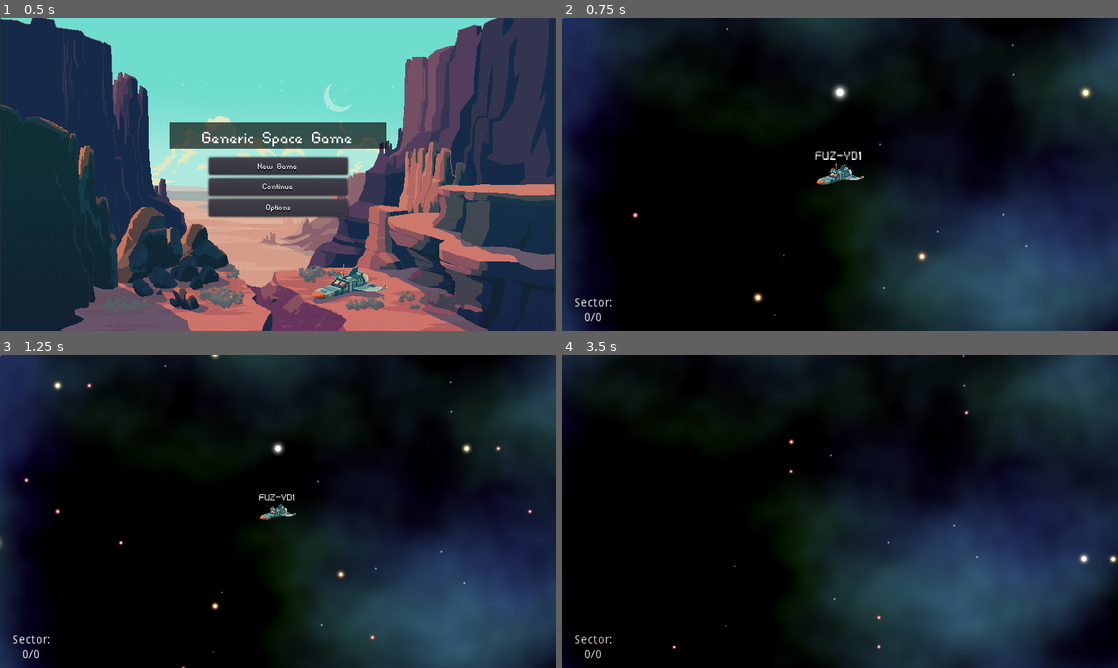
Above: before the commit, frames 1-4 (two rows, left to right).
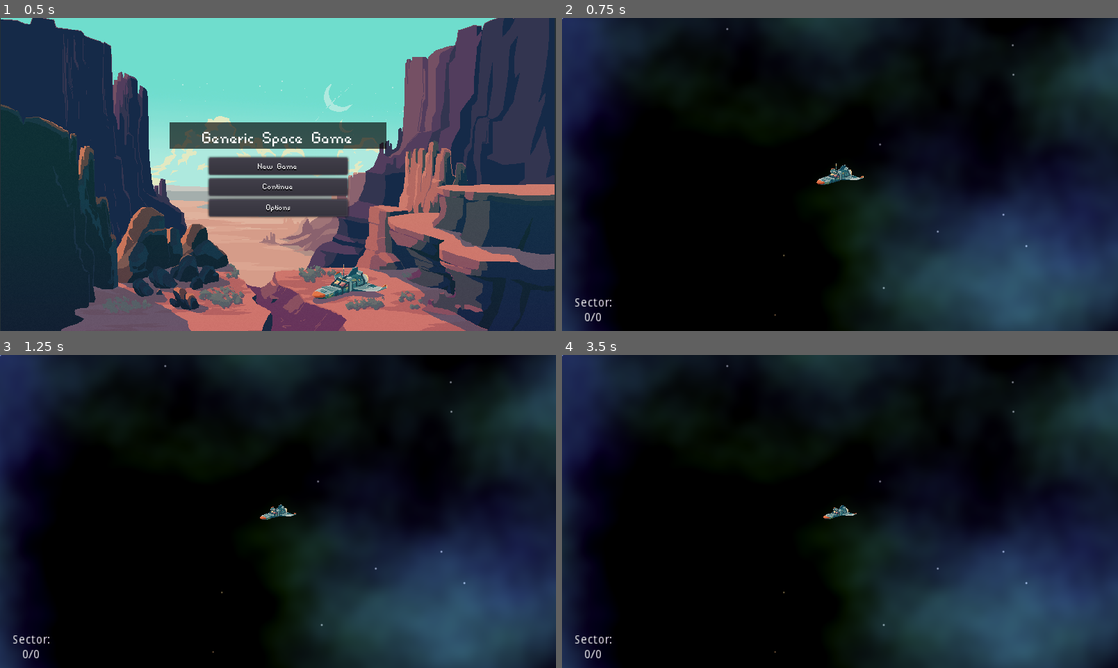
Above: after the commit, the same moments.

Repository: ADBoulding/Space-Game
Game: Godot game, scene res://Scenes/title_screen/title_screen.tscn
Two runs of this game, one before a commit and one after it. Both use one fixed random seed, a clock stepped at 60 frames per second and the inputs below. The engine's default icon, where the game draws it, is replaced by a stand-in: a white triangle on a blue panel in a dark square.
Inputs (mouse positions are in pixels of both pictures, inside the frame that each line leads up to):
- Up to frame 1 (0.5 s): no input
- Up to frame 2 (0.75 s): click "New Game" at 0.5 s
- Up to frame 3 (1.25 s): no input
- Up to frame 4 (3.5 s): move the mouse to (840, 511) at 1.27 s; hold Right (ui_right) 1.28-2.03 s; click (840, 511) at 1.42 s; move the mouse to (628, 511) at 2.02 s; hold Down (ui_down) 2.03-2.78 s; click (628, 511) at 2.17 s; move the mouse to (628, 614) at 2.77 s; hold Right (ui_right) from 2.78 s (still down); click (628, 614) at 2.92 s

Frame 1 is identical in both runs. In frame 2, 0.4% of the frame differs, in the area x 12-96%, y 21-92%; in frame 3, 0.4%; in frame 4, 30%, in the area x 0-100%, y 0-100%.
Error after the commit: Invalid get index 'startSystem' (on base: 'Nil'). (res://scripts/core/Global.gd:18)

Commit message:
Working on the Quest System

Diff:
--- /dev/null
+++ b/Space-Game/Files/defaultSystems.json
@@ -0,0 +1,148 @@
+{
+  "startingSystem": {
+    "name": "Omicron Persei",
+    "jumpRange": 0,
+    "planets": {
+      "0": {
+        "name": "Scooby",
+        "locID": 0,
+        "discovered": true,
+        "planetType": 2,
+        "hasAtmosphere": false,
+        "rotation": 0.2,
+        "settlement": false,
+        "nSeed": 123456789,
+        "octaves": 8,
+        "period": 140.0,
+        "persistence": 0.75,
+        "lacunarity": 3.5,
+        "radius": 0.6,
+        "colours": [
+          [0.69, 0.69, 0.69, 1],
+          [0.58, 0.58, 0.58, 1],
+          [0.34, 0.34, 0.34, 1]
+        ],
+        "thresholds": [0.45, 0.5, 0.55]
+      },
+      "1": {
+        "name": "Dooby",
+        "locID": 1,
+        "discovered": true,
+        "planetType": 0,
+        "hasAtmosphere": true,
+        "rotation": 0.1,
+        "settlement": true,
+        "nSeed": 321654,
+        "octaves": 6,
+        "period": 140.0,
+        "persistence": 0.6,
+        "lacunarity": 2.0,
+        "radius": 1.4,
+        "colours": [
+          [0.33, 0.45, 0.53, 1],
+          [0.88, 0.91, 0.67, 1],
+          [0.58, 0.88, 0.51, 1]
+        ],
+        "thresholds": [0.45, 0.50, 0.55]
+      },
+      "2": {
+        "name": "Doo",
+        "locID": 2,
+        "discovered": true,
+        "planetType": 2,
+        "hasAtmosphere": false,
+        "rotation": -0.2,
+        "settlement": false,
+        "nSeed": 987432,
+        "octaves": 8,
+        "period": 140.0,
+        "persistence": 0.86,
+        "lacunarity": 4.0,
+        "radius": 1.1,
+        "colours": [
+          [0.69, 0.69, 0.69, 1],
+          [0.58, 0.58, 0.58, 1],
+          [0.34, 0.34, 0.34, 1]
+        ],
+        "thresholds": [0.45, 0.5, 0.55]
+      }
+    },
+    "starSize": 3,
+    "starType": 1,
+    "planetNum": 3,
+    "hasData": true
+  },
+  "destSystem": {
+    "name": "Omicron Persei 9",
+    "jumpRange": 3,
+    "planets": {
+      "0": {
+        "name": "Scooby2",
+        "locID": 0,
+        "discovered": true,
+        "planetType": 2,
+        "hasAtmosphere": false,
+        "rotation": 0.2,
+        "settlement": false,
+        "nSeed": 123456789,
+        "octaves": 8,
+        "period": 140.0,
+        "persistence": 0.75,
+        "lacunarity": 3.5,
+        "radius": 0.6,
+        "colours": [
+          [0.69, 0.69, 0.69, 1],
+          [0.58, 0.58, 0.58, 1],
+          [0.34, 0.34, 0.34, 1]
+        ],
+        "thresholds": [0.45, 0.5, 0.55]
+      },
+      "1": {
+        "name": "Dooby2",
+        "locID": 1,
+        "discovered": true,
+        "planetType": 0,
+        "hasAtmosphere": true,
+        "rotation": 0.1,
+        "settlement": true,
+        "nSeed": 321654,
+        "octaves": 6,
+        "period": 140.0,
+        "persistence": 0.6,
+        "lacunarity": 2.0,
+        "radius": 1.4,
+        "colours": [
+          [0.33, 0.45, 0.53, 1],
+          [0.88, 0.91, 0.67, 1],
+          [0.58, 0.88, 0.51, 1]
+        ],
+        "thresholds": [0.45, 0.50, 0.55]
+      },
+      "2": {
+        "name": "Doo2",
+        "locID": 2,
+        "discovered": true,
+        "planetType": 2,
+        "hasAtmosphere": false,
+        "rotation": -0.2,
+        "settlement": false,
+        "nSeed": 987432,
+        "octaves": 8,
+        "period": 140.0,
+        "persistence": 0.86,
+        "lacunarity": 4.0,
+        "radius": 1.1,
+        "colours": [
+          [0.69, 0.69, 0.69, 1],
+          [0.58, 0.58, 0.58, 1],
+          [0.34, 0.34, 0.34, 1]
+        ],
+        "thresholds": [0.45, 0.5, 0.55]
+      }
+    },
+    "starSize": 3,
+    "starType": 1,
+    "planetNum": 3,
+    "hasData": true
+  }
+}
--- a/Space-Game/Scenes/Global.tscn
+++ b/Space-Game/Scenes/Global.tscn
@@ -1,3 +1,6 @@
-[gd_scene format=2]
+[gd_scene load_steps=2 format=2]
 
-[node name="Node" type="Node"]
+[ext_resource path="res://scripts/core/Global.gd" type="Script" id=1]
+
+[node name="Global" type="Node"]
+script = ExtResource( 1 )
--- /dev/null
+++ b/Space-Game/Scenes/QuestSystem/QuestSystem.gd
@@ -0,0 +1,25 @@
+"""
+Quest system script for starting and managing quests.
+"""
+extends Node
+
+onready var available_quests = $Available
+onready var active_quests = $Active
+onready var completed_quests = $Completed
+onready var delivered_quests = $Delivered
+
+func initialize()
+
+# Declare member variables here. Examples:
+# var a = 2
+# var b = "text"
+
+
+# Called when the node enters the scene tree for the first time.
+func _ready():
+	pass # Replace with function body.
+
+
+# Called every frame. 'delta' is the elapsed time since the previous frame.
+#func _process(delta):
+#	pass
--- /dev/null
+++ b/Space-Game/Scenes/QuestSystem/QuestSystem.tscn
@@ -0,0 +1,14 @@
+[gd_scene load_steps=2 format=2]
+
+[ext_resource path="res://Scenes/QuestSystem/QuestSystem.gd" type="Script" id=1]
+
+[node name="QuestSystem" type="Node"]
+script = ExtResource( 1 )
+
+[node name="Available" type="Node" parent="."]
+
+[node name="Active" type="Node" parent="."]
+
+[node name="Completed" type="Node" parent="."]
+
+[node name="Delivered" type="Node" parent="."]
--- a/Space-Game/Scenes/Test/test.gd
+++ b/Space-Game/Scenes/Test/test.gd
@@ -45,3 +45,38 @@
 	for c in _d:
 		clusterJSON[c] = _d[c]._toJSON()
 	return clusterJSON
+
+func loadDefaultSystems():
+	var filePath = "res://Files/defaultSystems.json"
+	var file = File.new()
+	if not file.file_exists(filePath):
+		print("AWE SHIIIIIIT")
+		return
+	print("FILE EXISTS")
+	file.open(filePath, file.READ)
+
+	var text = file.get_as_text()
+	var data = parse_json(text)
+	file.close()
+
+	for bit in data:
+		print(bit)
+
+func _on_default_Systems_pressed():
+	var filePath = "res://Files/defaultSystems.json"
+	var file = File.new()
+	if not file.file_exists(filePath):
+		print("AWE SHIIIIIIT")
+		return
+	print("FILE EXISTS")
+	file.open(filePath, file.READ)
+
+	var text = file.get_as_text()
+	var data = JSON.parse(text).result
+	file.close()
+
+	var system = Galaxy.SolarSystem.new("",0,false)
+	system._loadFromJSON(data["startingSystem"])
+
+	for _p in system.planets:
+		print(_p.name)
--- a/Space-Game/Scenes/Test/test.tscn
+++ b/Space-Game/Scenes/Test/test.tscn
@@ -60,6 +60,20 @@
 "_edit_use_anchors_": false
 }
 
+[node name="default Systems" type="Button" parent="."]
+anchor_left = 0.5
+anchor_top = 0.5
+anchor_right = 0.5
+anchor_bottom = 0.5
+margin_left = 125.678
+margin_top = -84.5661
+margin_right = 268.678
+margin_bottom = -64.5661
+text = "Load Default Systems"
+__meta__ = {
+"_edit_use_anchors_": false
+}
+
 [node name="Label" type="Label" parent="."]
 anchor_left = 0.5
 anchor_top = 0.5
@@ -74,7 +88,8 @@
 valign = 1
 
 [node name="BSky" type="TextureRect" parent="."]
-material = SubResource( 2 )
+visible = false
+material = SubResource( 1 )
 anchor_right = 1.0
 anchor_bottom = 1.0
 texture = ExtResource( 2 )
@@ -86,3 +101,4 @@
 [connection signal="pressed" from="SaveSystem" to="." method="_on_SaveSystem_pressed"]
 [connection signal="pressed" from="LoadSystem" to="." method="_on_LoadSystem_pressed"]
 [connection signal="pressed" from="Button" to="." method="_on_Button_pressed"]
+[connection signal="pressed" from="default Systems" to="." method="_on_default_Systems_pressed"]
--- a/Space-Game/Scenes/galaxy_map/Galaxy_Map.gd
+++ b/Space-Game/Scenes/galaxy_map/Galaxy_Map.gd
@@ -198,7 +198,7 @@
 			var offset = Vector2(i,j)
 			var cluster = currentClusterID + offset
 			clusters.append(cluster)
-	print("Current Clusters : ",clusters)
+	#print("Current Clusters : ",clusters)
 	drawClusters()
 	deleteClusters()
 	pass
@@ -208,13 +208,15 @@
 	var todraw = []
 	for cluster in clusters:
 		if !drawnClusters.has(cluster):
+			if !Global.clusterContainer.has(cluster):
+				continue
 			drawnClusters.append(cluster)
 			var _cluster = _c.instance()
 			_cluster.getID(cluster)
 			_cluster.position = cluster * Galaxy.clusterSize * Galaxy.cellSize - Vector2(clusterOffset,clusterOffset)
 			_cluster.generateCluster()
 			_cluster.name = str("c_",cluster)
-			print("Cluster : ",cluster,"\n\tPosition : ",_cluster.position)
+			#print("Cluster : ",cluster,"\n\tPosition : ",_cluster.position)
 			container.add_child(_cluster, true)
 	for child in container.get_children():
 		for star in child.get_children():
@@ -226,7 +228,6 @@
 		if !clusters.has(cluster):
 			container.get_node(str("c_",cluster)).queue_free()
 			drawnClusters.remove(drawnClusters.find(cluster))
-
 
 ################################################################################
 ################################################################################
@@ -289,22 +290,12 @@
 	_sR.add_child(newCollisionShape,true)
 	var _cR : CollisionShape2D = _sR.get_node("sRadiusCollider")
 
-	print("CHILD NODE = ",get_node("searchRadius"),"\n\tPosition = ",_sR.global_position,"\n\tRadius = ",_cR.shape.radius)
-
 	_sR.global_position = _sR.global_position
 	_cR.position = Vector2(0,0)
 	yield(get_tree(), "idle_frame")
 	yield(get_tree(), "idle_frame")
 
-	print(_cR.shape.radius)
-	print(_cR.shape.height)
-	print(_sR.global_position)
-	print(_cR.rotation_degrees)
-
 	var potStars = _sR.get_overlapping_areas()
-	print(_sR.get_overlapping_areas().size())
-	print(cStar in _sR.get_overlapping_areas())
-	print(tStar in _sR.get_overlapping_areas())
 
 	var err = false 			# error in routeplanning
 	var starsInRoute = []
--- a/Space-Game/Scenes/galaxy_map/cluster.gd
+++ b/Space-Game/Scenes/galaxy_map/cluster.gd
@@ -1,4 +1,5 @@
 extends Node2D
+class_name Cluster
 
 var stars = []
 var ID : Vector2
--- a/Space-Game/Scenes/galaxy_map/star.gd
+++ b/Space-Game/Scenes/galaxy_map/star.gd
@@ -1,4 +1,5 @@
 extends Node2D
+class_name System
 
 signal clickedOn
 
@@ -54,7 +55,6 @@
 	label.show()
 	pass # Replace with function body.
 
-
 func _on_Area2D_mouse_exited():
 	label.hide()
 	pass # Replace with function body.
--- a/Space-Game/project.godot
+++ b/Space-Game/project.godot
@@ -19,15 +19,33 @@
 "language": "GDScript",
 "path": "res://scripts/Player/character.gd"
 }, {
+"base": "Node2D",
+"class": "Cluster",
+"language": "GDScript",
+"path": "res://Scenes/galaxy_map/cluster.gd"
+}, {
+"base": "MeshInstance",
+"class": "Planet",
+"language": "GDScript",
+"path": "res://scripts/galaxy/planetClass.gd"
+}, {
 "base": "Reference",
 "class": "Ship",
 "language": "GDScript",
 "path": "res://scripts/core/ship.gd"
+}, {
+"base": "Node2D",
+"class": "System",
+"language": "GDScript",
+"path": "res://Scenes/galaxy_map/star.gd"
 } ]
 _global_script_class_icons={
 "BSky": "",
 "Character": "",
-"Ship": ""
+"Cluster": "",
+"Planet": "",
+"Ship": "",
+"System": ""
 }
 
 [application]
@@ -38,9 +56,10 @@
 
 [autoload]
 
-Global="*res://scripts/core/Global.gd"
+Global="*res://Scenes/Global.tscn"
 NameGenerator="*res://scripts/core/randomNameGenerator.gd"
 Galaxy="*res://scripts/galaxy/Galaxy.gd"
+QuestSystem="*res://Scenes/QuestSystem/QuestSystem.tscn"
 
 [display]
 
--- a/Space-Game/scripts/core/Global.gd
+++ b/Space-Game/scripts/core/Global.gd
@@ -1,12 +1,30 @@
+"""
+Global project script.
+Handles:
+	RNG
+	Location
+	Galaxy (i.e. Clusters, systems, planets)
+"""
 extends Node
+
+signal enteredSystem
+signal enteredGalaxyMap
 
 var rng = RandomNumberGenerator.new()
 onready var windowSize = Vector2(ProjectSettings.get_setting("display/window/size/width"),ProjectSettings.get_setting("display/window/size/height"))
 
+var defaultSystems = {}
+
+var CurrentLocation = {
+	"cluster" : Vector2.ZERO,
+	"system" : Galaxy.startSystem,
+	"planet" : -1
+}
+
 var clusterContainer = {}
 var discoveredSystems = []
 
-var clusterLength = 6
+var clusterLength = 3
 
 var currentSystemID := Vector2.ZERO
 var currentClusterID := Vector2.ZERO
@@ -25,6 +43,7 @@
 
 func init_system():
 	resetSystem()
+	loadDefaultSystems()
 	print("planets: " + str(planetNum))
 	print("systems: " + str(systemNum))
 
@@ -35,3 +54,40 @@
 	for i in range(-clusterLength,clusterLength + 1):
 		for j in range(-clusterLength,clusterLength + 1):
 			addCluster(Vector2(i,j))
+
+func loadDefaultSystems():
+	var filePath = "res://Files/defaultSystems.json"
+	var file = File.new()
+	if not file.file_exists(filePath):
+		print("AWE SHIIIIIIT")
+		return
+
+	print("FILE EXISTS")
+	file.open(filePath, file.READ)
+
+	var text = file.get_as_text()
+	var data = JSON.parse(text).result
+	file.close()
+
+	for sys in data:
+		var system = Galaxy.SolarSystem.new("",0,false)
+		var jumpDist = data[sys]["jumpRange"]
+		system._loadFromJSON(data[sys])
+		defaultSystems[sys] = {
+			"system" : system,
+			"jumpRange" : int(jumpDist)
+		}
+
+#	for system in defaultSystems:
+#		print(defaultSystems[system]["system"].name,", ",defaultSystems[system]["jumpRange"])
+#		if system == "startingSystem":
+#			clusterContainer[Vector2(0,0)].systems[Galaxy.startSystem] = defaultSystems[system]["system"]
+#		elif system == "destSystem":
+#			var coords = clusterContainer[Vector2(0,0)].systems.keys()
+#			var coord = coords[Global.rng.randi_range(0,coords.size())]
+#			print(coord)
+#			clusterContainer[Vector2(0,0)].systems[coord] = defaultSystems[system]["system"]
+
+
+func loadSystemFromDefaults(_sys:String, _coord:Vector2):
+	pass
--- a/Space-Game/scripts/galaxy/Galaxy.gd
+++ b/Space-Game/scripts/galaxy/Galaxy.gd
@@ -258,6 +258,17 @@
 			sJSON["planets"][i] = pJ
 		return sJSON
 
+	func _loadFromJSON(_JSON):
+		self.name = _JSON["name"]
+		self.starSize = _JSON["starSize"]
+		self.starType = int(_JSON["starType"])
+		self.planetNum = int(_JSON["planetNum"])
+		self.hasData = _JSON["hasData"]
+		for p in _JSON["planets"]:
+			var planet = Galaxy.Planet.new()
+			planet._loadFromJSON(_JSON["planets"][p])
+			self.planets.append(planet)
+
 class Planet:
 	# Storage for id
 	var name = ""
@@ -291,7 +302,9 @@
 	var c2t = 0.516
 	var c3t = 0.634
 
-	func _init(planetDictionary):
+	func _init(planetDictionary = null):
+		if planetDictionary == null:
+			return
 		var _p = planetDictionary
 		id = _p["id"]
 		locID = _p["localID"]
@@ -336,3 +349,26 @@
 			"c3t" : self.c3t,
 		}
 		return pJSON
+
+	func _loadFromJSON(_JSON):
+		var _p = _JSON
+		self.locID = _p["locID"]
+		self.name = _p["name"]
+		self.planetType = int(_p["planetType"])
+		self.hasAtmosphere = _p["hasAtmosphere"]
+		self.radius = _p["radius"]
+		self.rotation = _p["rotation"]
+		self.colour1 = Color(_p["colours"][0][0],_p["colours"][0][1],_p["colours"][0][2],_p["colours"][0][3])
+		self.colour2 = Color(_p["colours"][1][0],_p["colours"][1][1],_p["colours"][1][2],_p["colours"][1][3])
+		self.colour3 = Color(_p["colours"][2][0],_p["colours"][2][1],_p["colours"][2][2],_p["colours"][2][3])
+		self.c1t = _p["thresholds"][0]
+		self.c2t = _p["thresholds"][1]
+		self.c3t = _p["thresholds"][2]
+		self.nSeed = _p["nSeed"]
+		self.octaves = int(_p["octaves"])
+		self.period = _p["period"]
+		self.persistence = _p["persistence"]
+		self.lacunarity = _p["lacunarity"]
+
+	func _loadFromDict(_dict):
+		pass
--- a/Space-Game/scripts/galaxy/planetClass.gd
+++ b/Space-Game/scripts/galaxy/planetClass.gd
@@ -1,4 +1,5 @@
 extends MeshInstance
+class_name Planet
 
 export var SystemID: int
 export var ID: int
Not shown: 1 places in Space-Game/Scenes/Test/test.tscn that only renumber resources
Not shown: 3 places in Space-Game/Scenes/galaxy_map/Galaxy_Map.tscn that only renumber resources
